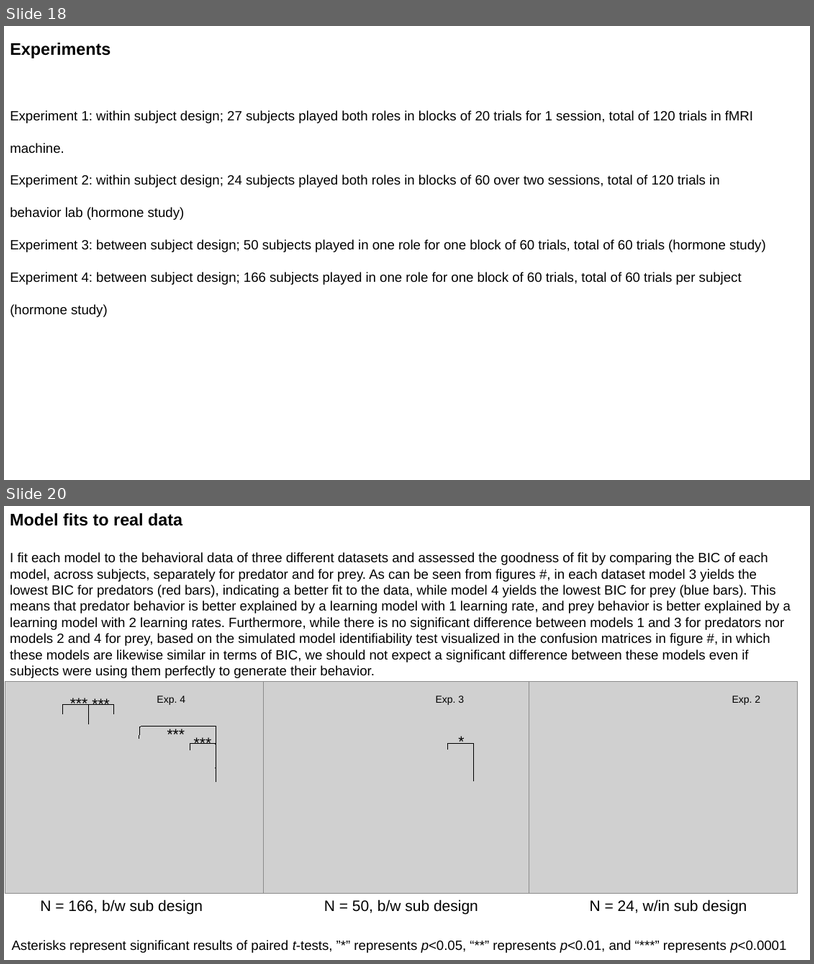
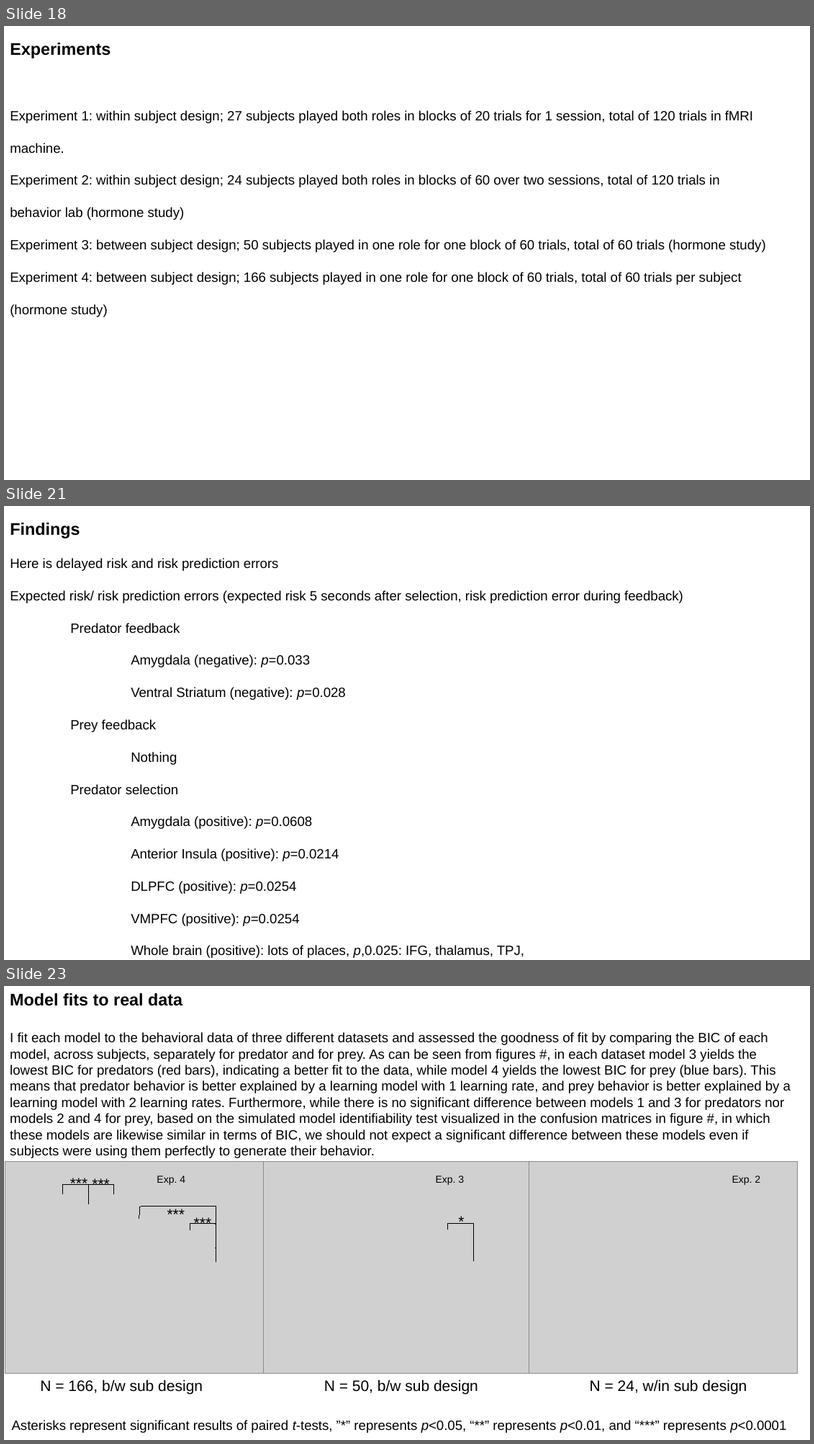
Before and after one commit to michaelrojekgiffin/RL, a slide deck: PPG/reports/PPG progress report 2017_11_06.pptx. Shown one above the other, each under a label of ours: slides 18 and 20 before the commit, slides 18, 21 and 23 after it; the slides between them are not shown. The pictures are 814x964 and 814x1444 pixels, drawn with LibreOffice and Linux fonts; fonts in the diff are those of the drawing; grey boxes stand for pictures. Boxes give left, top, right and bottom in pixels: in the first picture for what was removed or moved away, otherwise in the second. Text is boxed around its words. In the diff, an @@ line names an element or a change of style, - is before the commit and + after.

Commit message:
fixing the risk prediction bugs

```diff
--- a/PPG/reports/PPG progress report 2017_11_06.pptx
+++ b/PPG/reports/PPG progress report 2017_11_06.pptx
@@ slide 21 added at box(4, 506, 810, 960), background #FFFFFF @@
@@ text added at box(10, 523, 684, 957), 16 pt, text #000000 @@
+Findings
+Here is delayed risk and risk prediction errors
+Expected risk/ risk prediction errors (expected risk 5 seconds after selection, risk prediction error during feedback)
+Predator feedback
+Amygdala (negative): p=0.033
+Ventral Striatum (negative): p=0.028
+Prey feedback
+Nothing
+Predator selection
+Amygdala (positive): p=0.0608
+Anterior Insula (positive): p=0.0214
+DLPFC (positive): p=0.0254
+VMPFC (positive): p=0.0254
+Whole brain (positive): lots of places, p,0.025: IFG, thalamus, TPJ,
@@ what was slide 20 is now slide 23 @@
```
Also in this commit, not shown: 1 slide changed, 2 other slides added, 23 other files.
